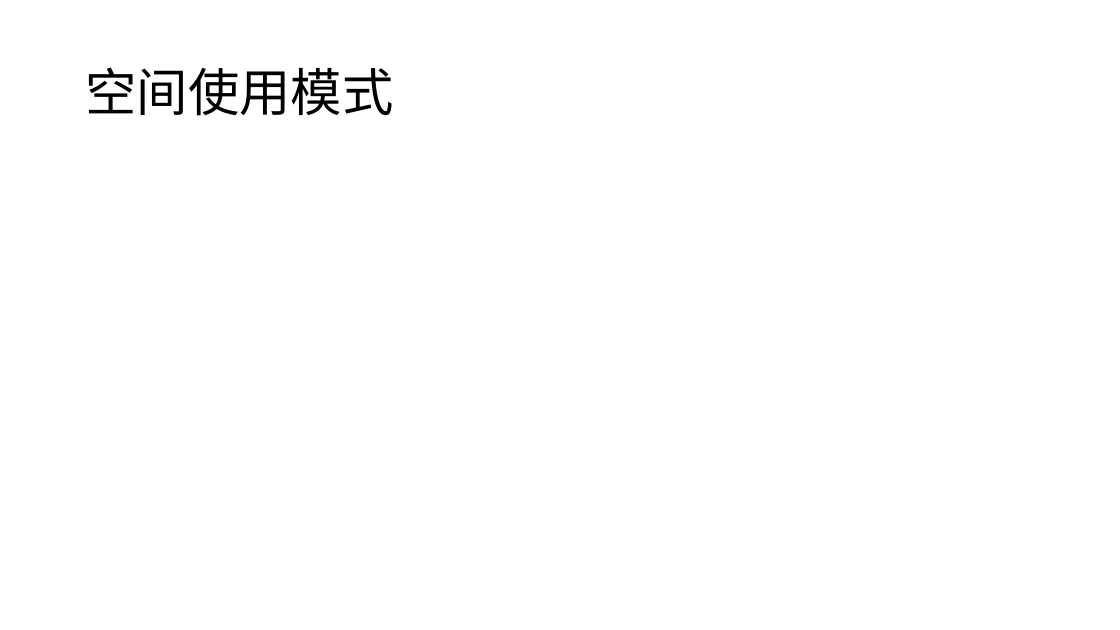
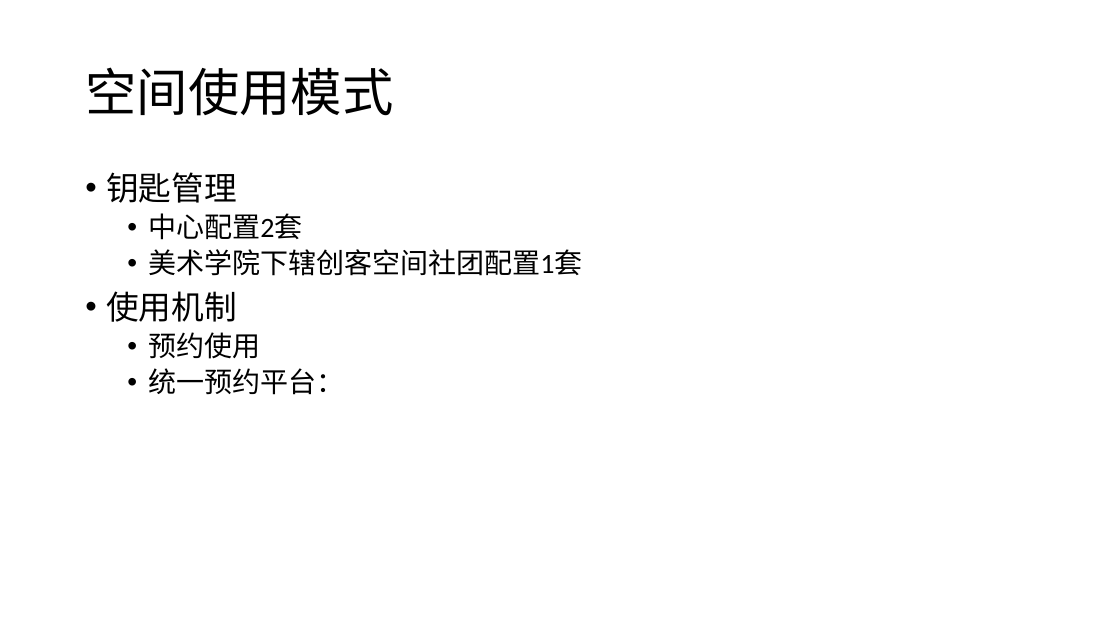
Before and after one commit to woodyme/i.center_my_workzone, a slide deck: slide 3 of 训练中心创客交叉融合空间建设/中心项目申请/中期汇报.pptx. Drawn at 1120x630 pixels with LibreOffice and Linux fonts; fonts in the diff are those of the drawing. Boxes give left, top, right and bottom in pixels: in the first picture for what was removed or moved away, otherwise in the second. Text is boxed around its words. In the diff, an @@ line names an element or a change of style, - is before the commit and + after.

Commit message:
add 精雕工件设计图, update 训练中心规划方案

```diff
--- a/训练中心创客交叉融合空间建设/中心项目申请/中期汇报.pptx
+++ b/训练中心创客交叉融合空间建设/中心项目申请/中期汇报.pptx
@@ text added at (106,172,582,395), 24 pt, text #000000 @@
+• 钥匙管理
+  • 中心配置2套
+  • 美术学院下辖创客空间社团配置1套
+• 使用机制
+  • 预约使用
+  • 统一预约平台：
```
Also in this commit, not shown: 3 other slides changed, 8 other files.
